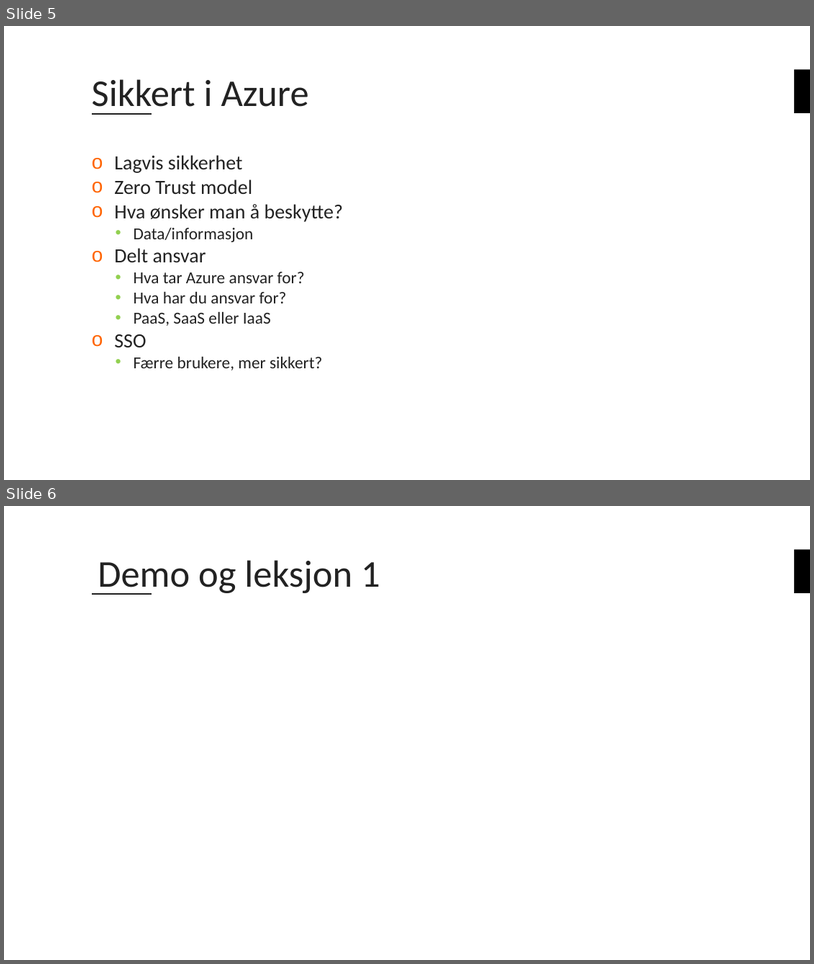
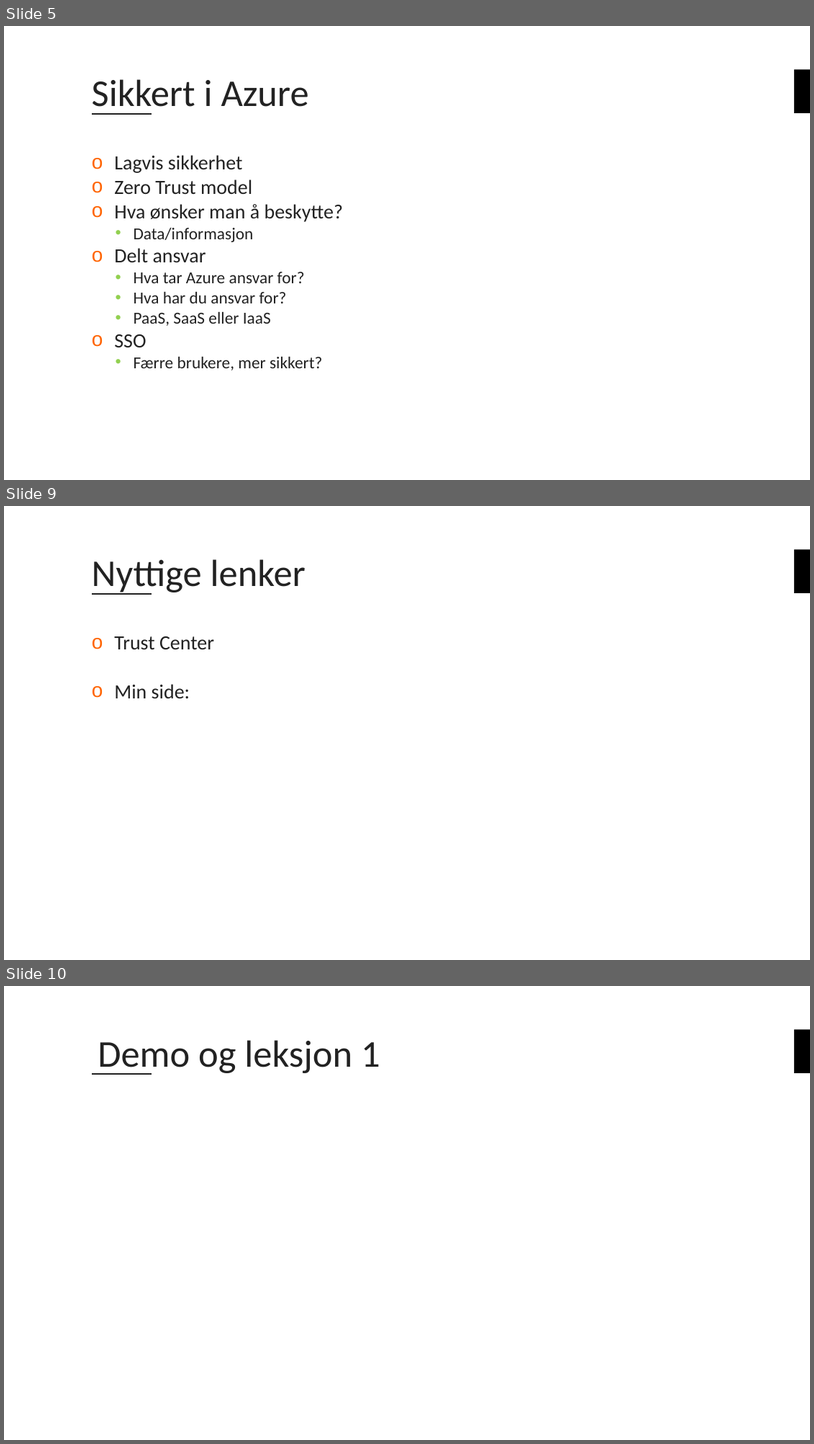
Before and after one commit to bouvet/azure-workshops, a slide deck: Workshop_3/Presentasjon/Azureskolen-Workshop#3.pptx. Shown one above the other, each under a label of ours: slides 5 and 6 before the commit, slides 5, 9 and 10 after it; the slides between them are not shown. The pictures are 814x964 and 814x1444 pixels, drawn with LibreOffice and Linux fonts; fonts in the diff are those of the drawing; background and template pictures are left out. Boxes give left, top, right and bottom in pixels: in the first picture for what was removed or moved away, otherwise in the second. Text is boxed around its words. In the diff, an @@ line names an element or a change of style, - is before the commit and + after.

```diff
--- a/Workshop_3/Presentasjon/Azureskolen-Workshop#3.pptx
+++ b/Workshop_3/Presentasjon/Azureskolen-Workshop#3.pptx
@@ slide 9 added at [4, 506, 810, 960], background #FFFFFF; not listed: 2 template elements that a slide beside it also shows @@
@@ title added at [92, 559, 306, 595], 45 pt, text #222222 @@
+Nyttige lenker
@@ text added at [114, 636, 214, 698], 24 pt, text #222222 @@
+o Trust Center
+o Min side:
@@ what was slide 6 is now slide 10 @@
```
Also in this commit, not shown: 2 slides changed, 4 other slides added.
